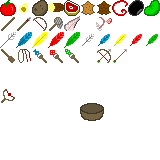
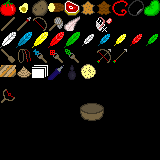
Layered file, before and after one edit (160×160). Changes by layer:
painted on "items.png" over [0, 64, 96, 80]
showed "Layer" over [0, 0, 160, 160]
